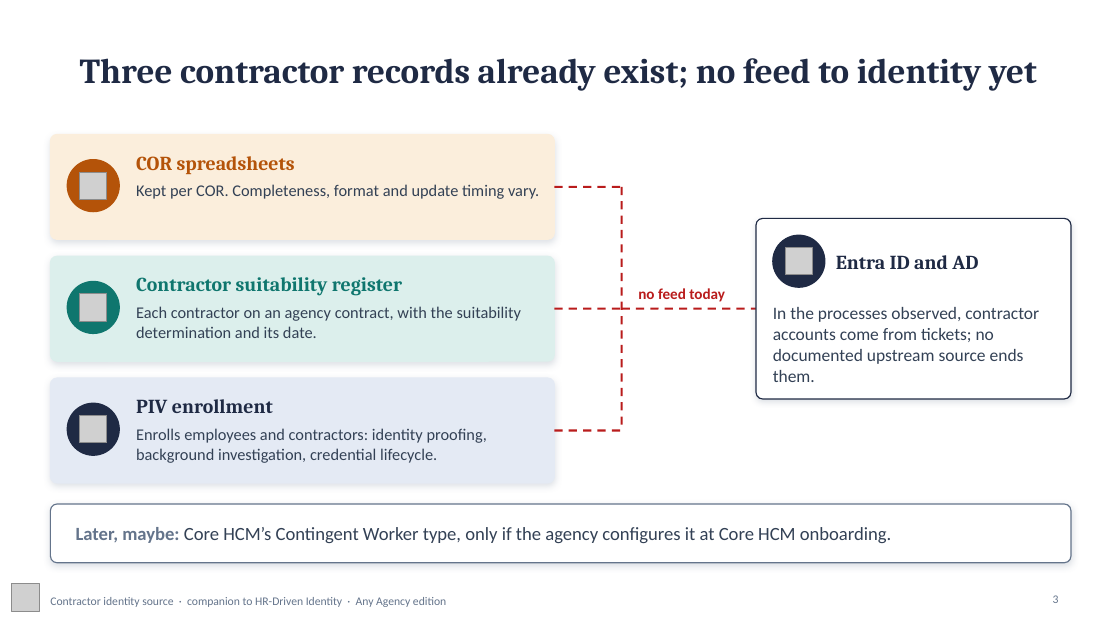
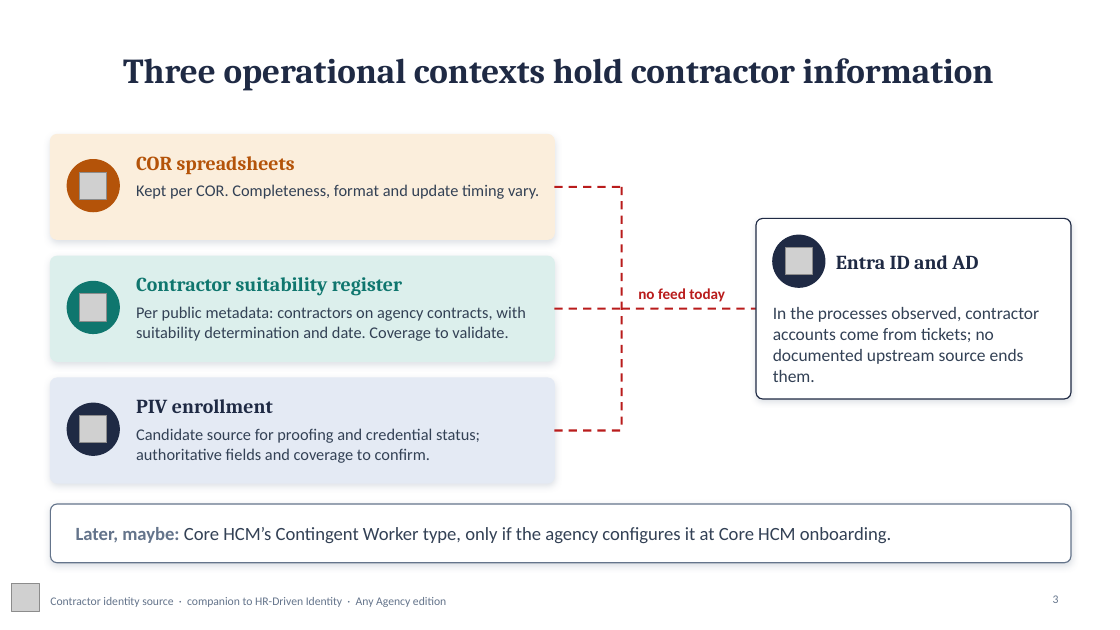
Before and after one commit to WhalerMike/modernization-workbook, a slide deck: slide 3 of presentations/hr-driven-identity-interview/HR_Driven_Identity_Contractor_Source_AnyAgency_Narrated.pptx. Drawn at 1120x630 pixels with LibreOffice and Linux fonts; fonts in the diff are those of the drawing; grey boxes stand for pictures; background and template pictures are left out. Boxes give left, top, right and bottom in pixels: in the first picture for what was removed or moved away, otherwise in the second. Text is boxed around its words. In the diff, an @@ line names an element or a change of style, - is before the commit and + after.

```diff
--- a/presentations/hr-driven-identity-interview/HR_Driven_Identity_Contractor_Source_AnyAgency_Narrated.pptx
+++ b/presentations/hr-driven-identity-interview/HR_Driven_Identity_Contractor_Source_AnyAgency_Narrated.pptx
@@ title at (x1=123, y1=58, x2=994, y2=91): text changed @@
-Three contractor records already exist; no feed to identity yet
+Three operational contexts hold contractor information
@@ text at (x1=136, y1=306, x2=525, y2=341): text changed @@
-Each contractor on an agency contract, with the suitability determination and its date.
+Per public metadata: contractors on agency contracts, with suitability determination and date. Coverage to validate.
@@ text at (x1=136, y1=428, x2=480, y2=463): text changed @@
-Enrolls employees and contractors: identity proofing, background investigation, credential lifecycle.
+Candidate source for proofing and credential status; authoritative fields and coverage to confirm.
```
Also in this commit, not shown: 6 other slides changed, 22 other files.
